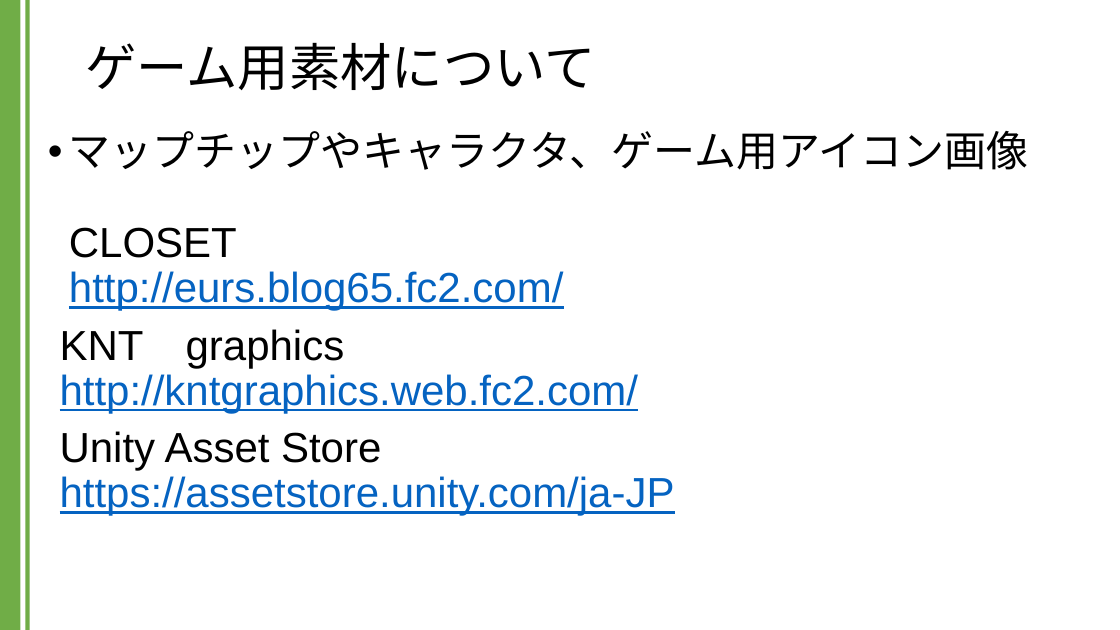
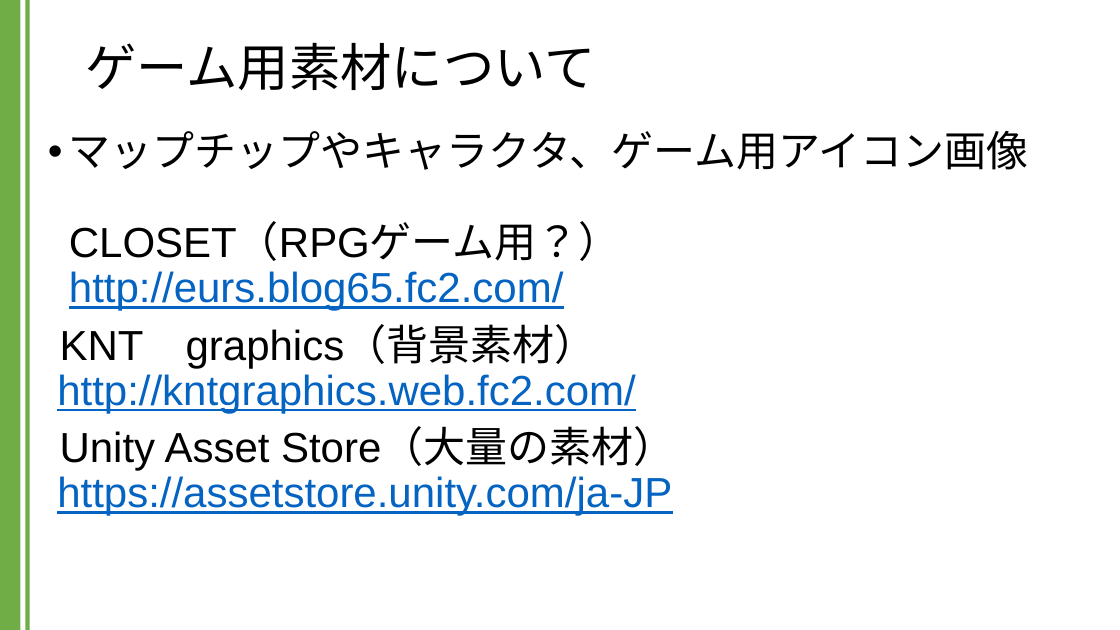
Before and after one commit to kic-murata/cpp2024, a slide deck: slide 12 of 授業資料/ゲーム制作に関して.pptx (slide 11 before the commit). Drawn at 1120x630 pixels with LibreOffice and Linux fonts; fonts in the diff are those of the drawing. Boxes give left, top, right and bottom in pixels: in the first picture for what was removed or moved away, otherwise in the second. Text is boxed around its words. In the diff, an @@ line names an element or a change of style, - is before the commit and + after.

```diff
--- a/授業資料/ゲーム制作に関して.pptx
+++ b/授業資料/ゲーム制作に関して.pptx
@@ text at <box>57,131,1029,516</box>: text changed @@
-• マップチップやキャラクタ、ゲーム用アイコン画像
-  CLOSET
-  http://eurs.blog65.fc2.com/
-KNT graphics
-http://kntgraphics.web.fc2.com/
-Unity Asset Store
-https://assetstore.unity.com/ja-JP
+• マップチップやキャラクタ、ゲーム用アイコン画像
+  CLOSET（RPGゲーム用？）
+  http://eurs.blog65.fc2.com/
+KNT graphics（背景素材）
+http://kntgraphics.web.fc2.com/
+Unity Asset Store（大量の素材）
+https://assetstore.unity.com/ja-JP
```
Also in this commit, not shown: 3 other slides changed, 1 slide added, 1 other file.
